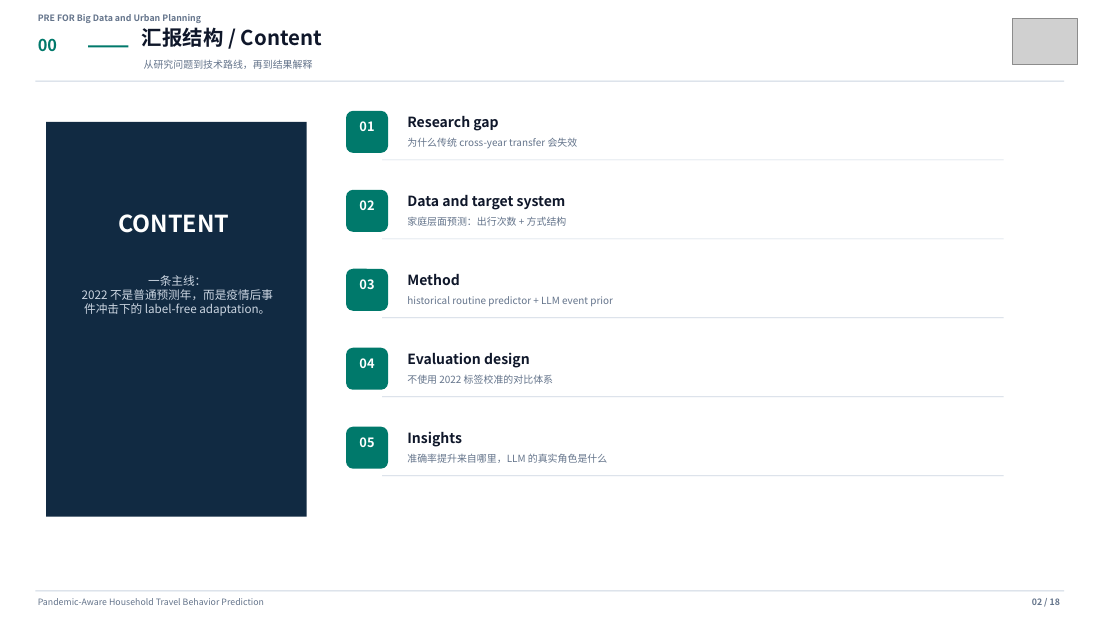
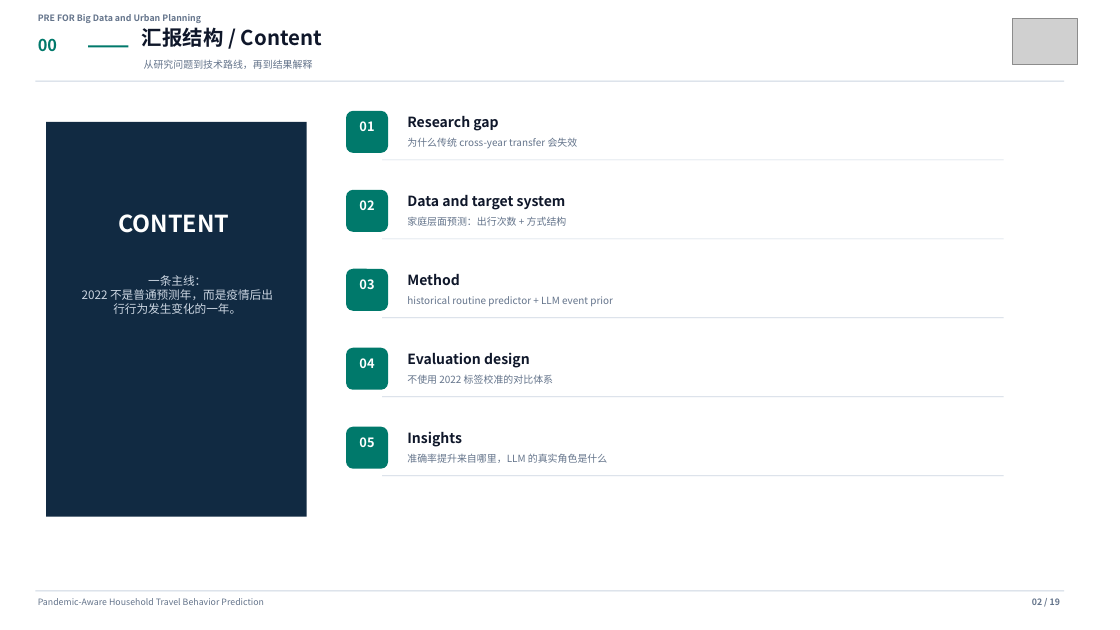
Before and after one commit to Lrving-code/NHTS-Travel-Prediction, a slide deck: slide 2 of outputs/final_project/NHTS_Travel_Behavior_Template_Presentation.pptx. Drawn at 1120x630 pixels with LibreOffice and Linux fonts; fonts in the diff are those of the drawing; grey boxes stand for pictures. Boxes give left, top, right and bottom in pixels: in the first picture for what was removed or moved away, otherwise in the second. Text is boxed around its words. In the diff, an @@ line names an element or a change of style, - is before the commit and + after.

```diff
--- a/outputs/final_project/NHTS_Travel_Behavior_Template_Presentation.pptx
+++ b/outputs/final_project/NHTS_Travel_Behavior_Template_Presentation.pptx
@@ text at [82,275,273,314]: text changed @@
-一条主线：
-2022 不是普通预测年，而是疫情后事件冲击下的 label-free adaptation。
+一条主线：
+2022 不是普通预测年，而是疫情后出行行为发生变化的一年。
```
Also in this commit, not shown: 16 other slides changed, 2 slides added, 1 slide removed, 9 other files.
